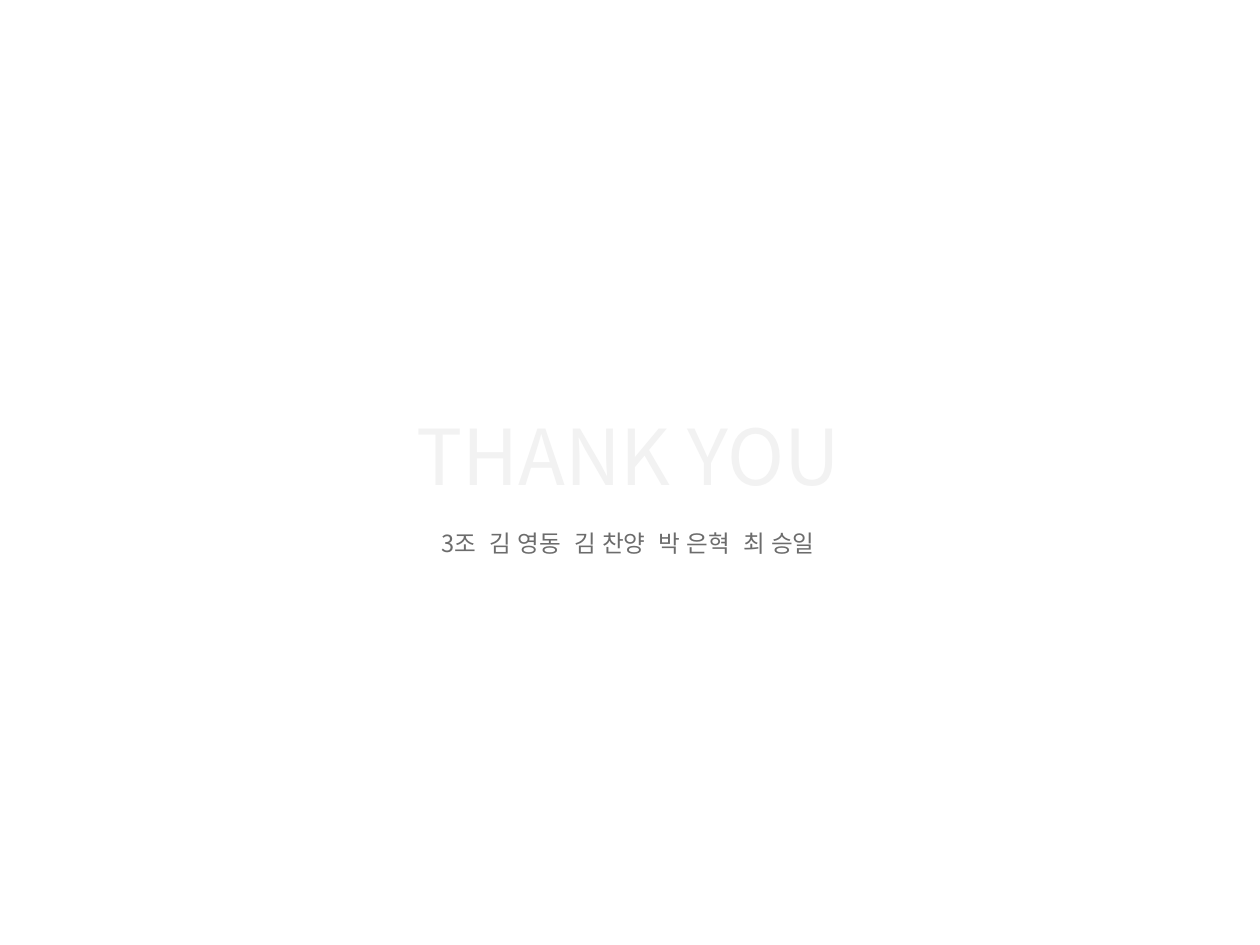
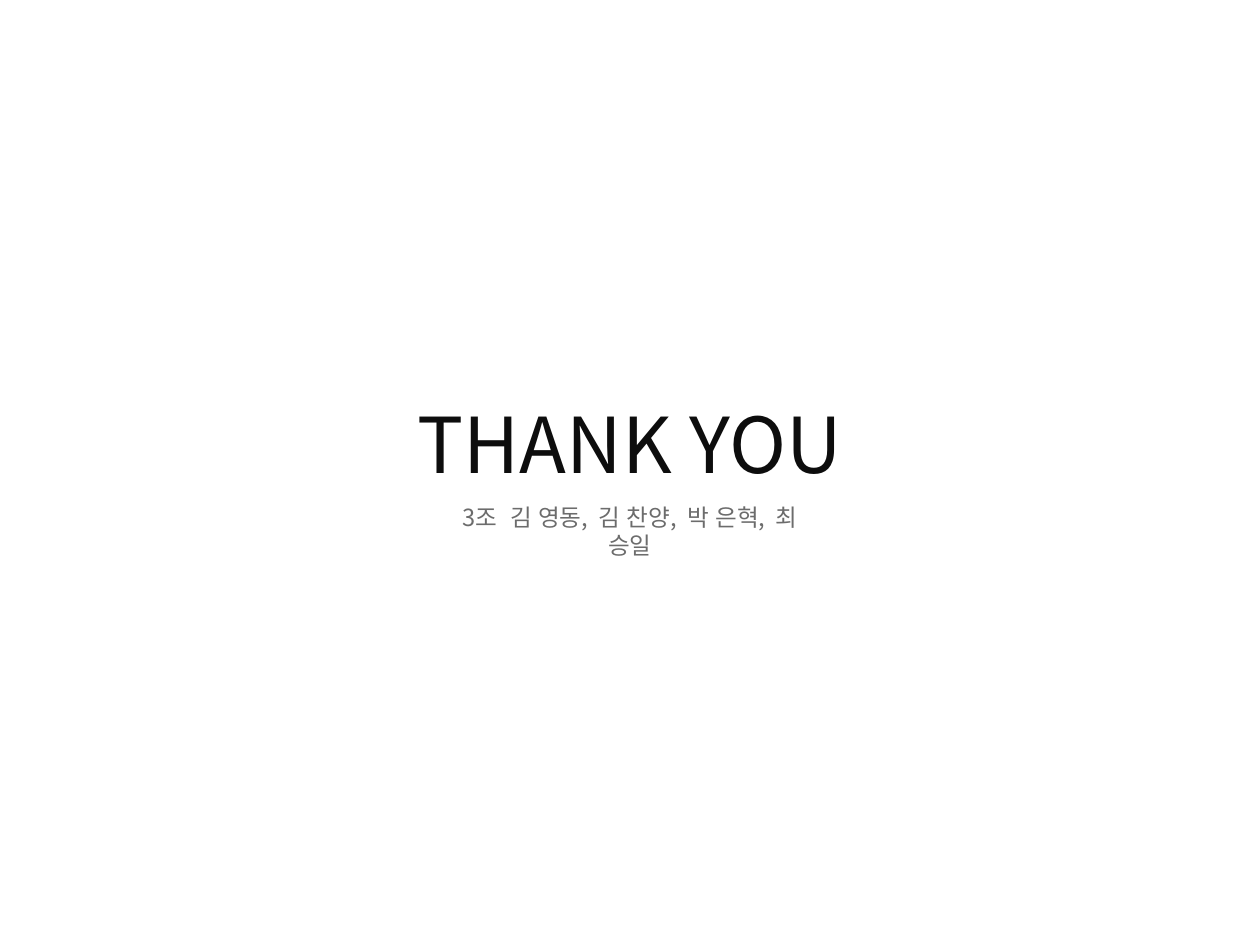
Before and after one commit to theselah/erp-team3, a slide deck: slide 24 of Distribution.pptx (slide 19 before the commit). Drawn at 1260x945 pixels with LibreOffice and Linux fonts; fonts in the diff are those of the drawing. Boxes give left, top, right and bottom in pixels: in the first picture for what was removed or moved away, otherwise in the second. Text is boxed around its words. In the diff, an @@ line names an element or a change of style, - is before the commit and + after.

```diff
--- a/Distribution.pptx
+++ b/Distribution.pptx
@@ text added at (418, 415, 841, 474), 44 pt, text #0D0D0D @@
+THANK YOU
@@ text at (462, 506, 798, 556): text changed @@
-3조 김 영동 김 찬양 박 은혁 최 승일
+3조 김 영동, 김 찬양, 박 은혁, 최 승일
```
Also in this commit, not shown: 6 other slides changed, 8 slides added, 3 slides removed.
